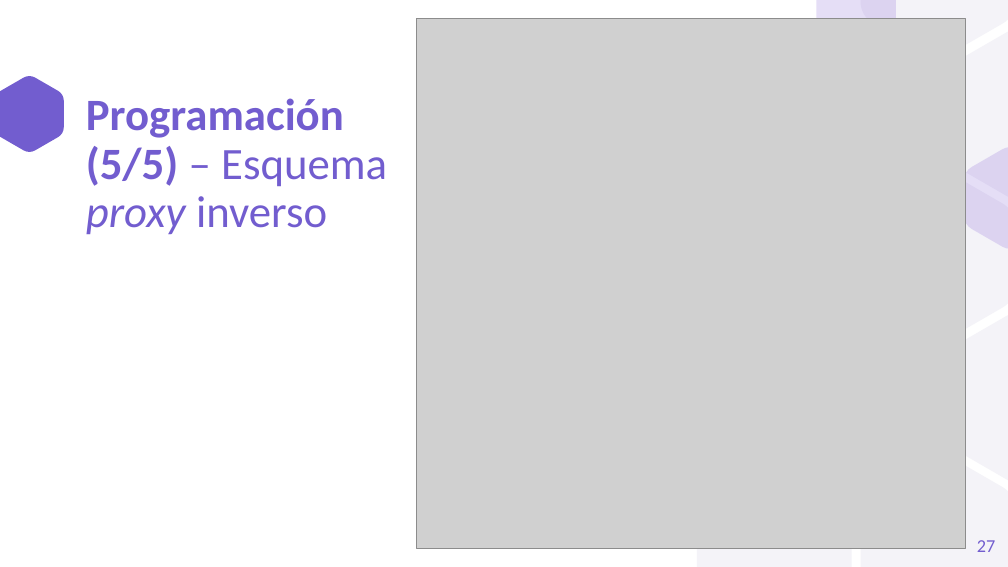
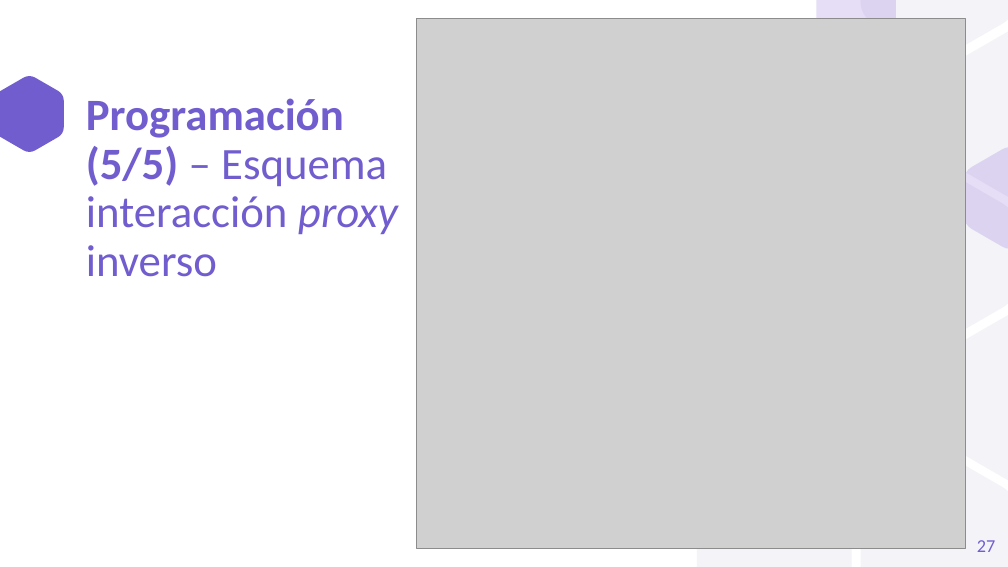
Before and after one commit to a1ex9788/TFG, a slide deck: slide 27 of TFG_AlejandroCarrion.pptx. Drawn at 1008x567 pixels with LibreOffice and Linux fonts; fonts in the diff are those of the drawing; grey boxes stand for pictures. Boxes give left, top, right and bottom in pixels: in the first picture for what was removed or moved away, otherwise in the second. Text is boxed around its words. In the diff, an @@ line names an element or a change of style, - is before the commit and + after.

Commit message:
Programación terminada.

```diff
--- a/TFG_AlejandroCarrion.pptx
+++ b/TFG_AlejandroCarrion.pptx
@@ title at [86, 98, 398, 277]: text changed @@
-Programación (5/5) – Esquema proxy inverso
+Programación (5/5) – Esquema interacción proxy inverso
```
Also in this commit, not shown: 4 other slides changed.
